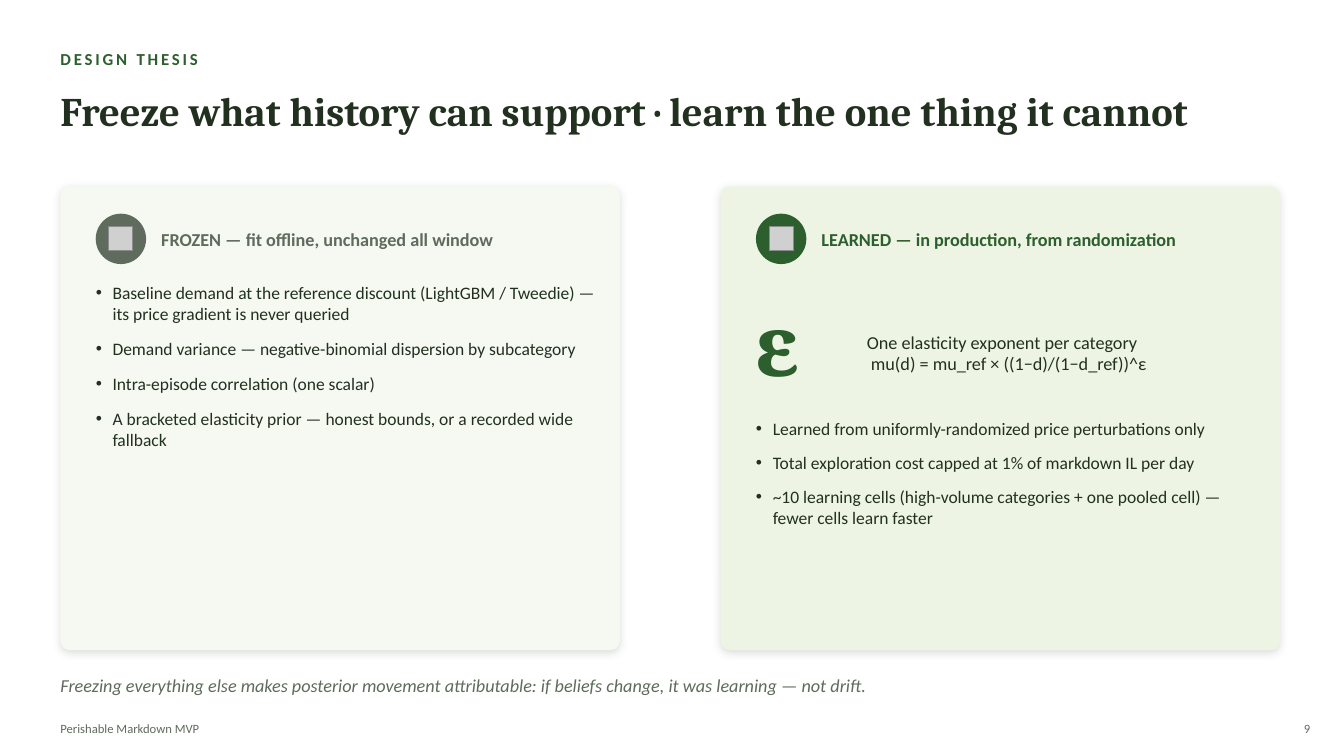
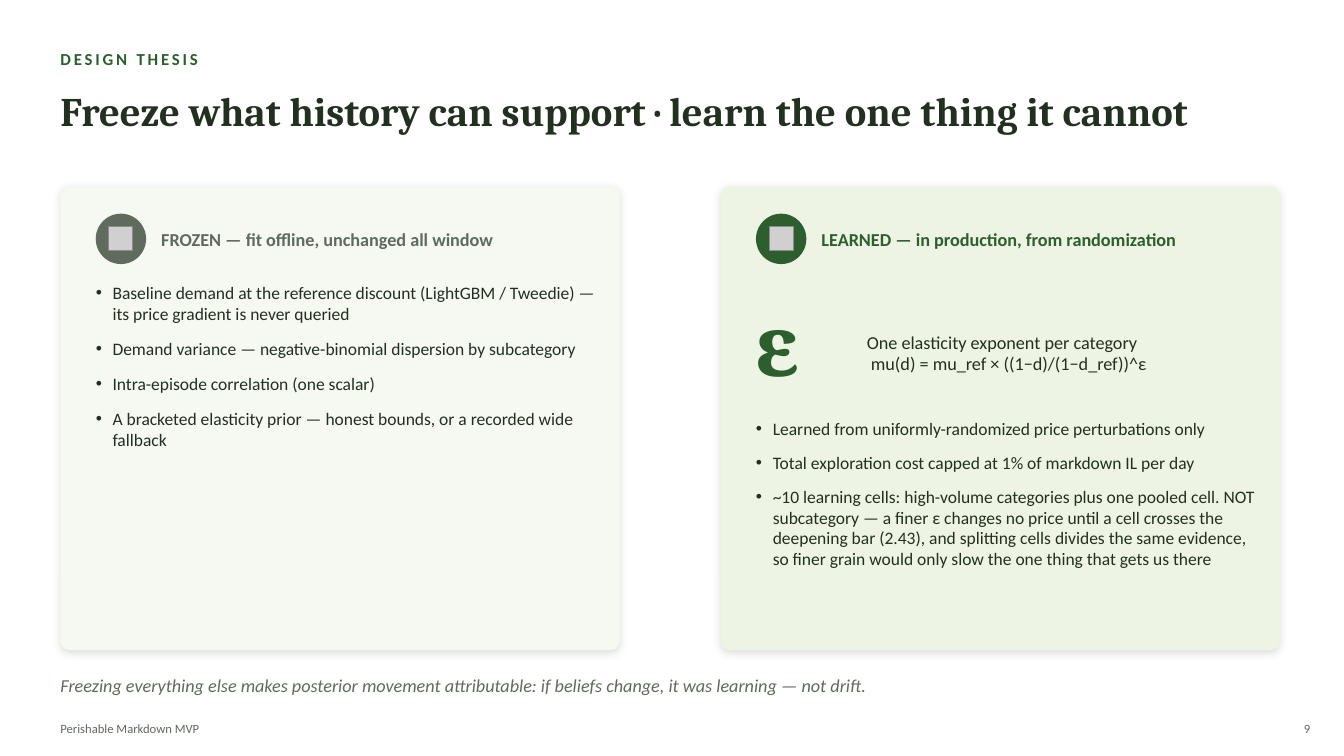
Before and after one commit to Kamalyunus/fresh-markdown, a slide deck: slide 9 of docs/perishable_markdown_tech_deck.pptx. Drawn at 1344x756 pixels with LibreOffice and Linux fonts; fonts in the diff are those of the drawing; grey boxes stand for pictures. Boxes give left, top, right and bottom in pixels: in the first picture for what was removed or moved away, otherwise in the second. Text is boxed around its words. In the diff, an @@ line names an element or a change of style, - is before the commit and + after.

```diff
--- a/docs/perishable_markdown_tech_deck.pptx
+++ b/docs/perishable_markdown_tech_deck.pptx
@@ text at (x1=773, y1=491, x2=1255, y2=568): text changed @@
-• ~10 learning cells (high-volume categories + one pooled cell) — fewer cells learn faster
+• ~10 learning cells: high-volume categories plus one pooled cell. NOT subcategory — a finer ε changes no price until a cell crosses the deepening bar (2.43), and splitting cells divides the same evidence, so finer grain would only slow the one thing that gets us there
```
Also in this commit, not shown: 1 other file.
